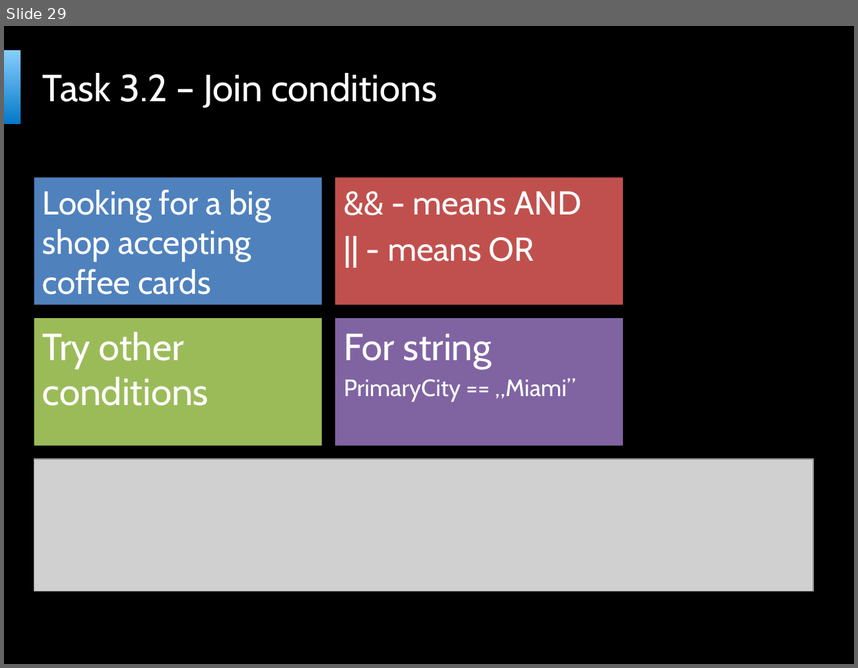
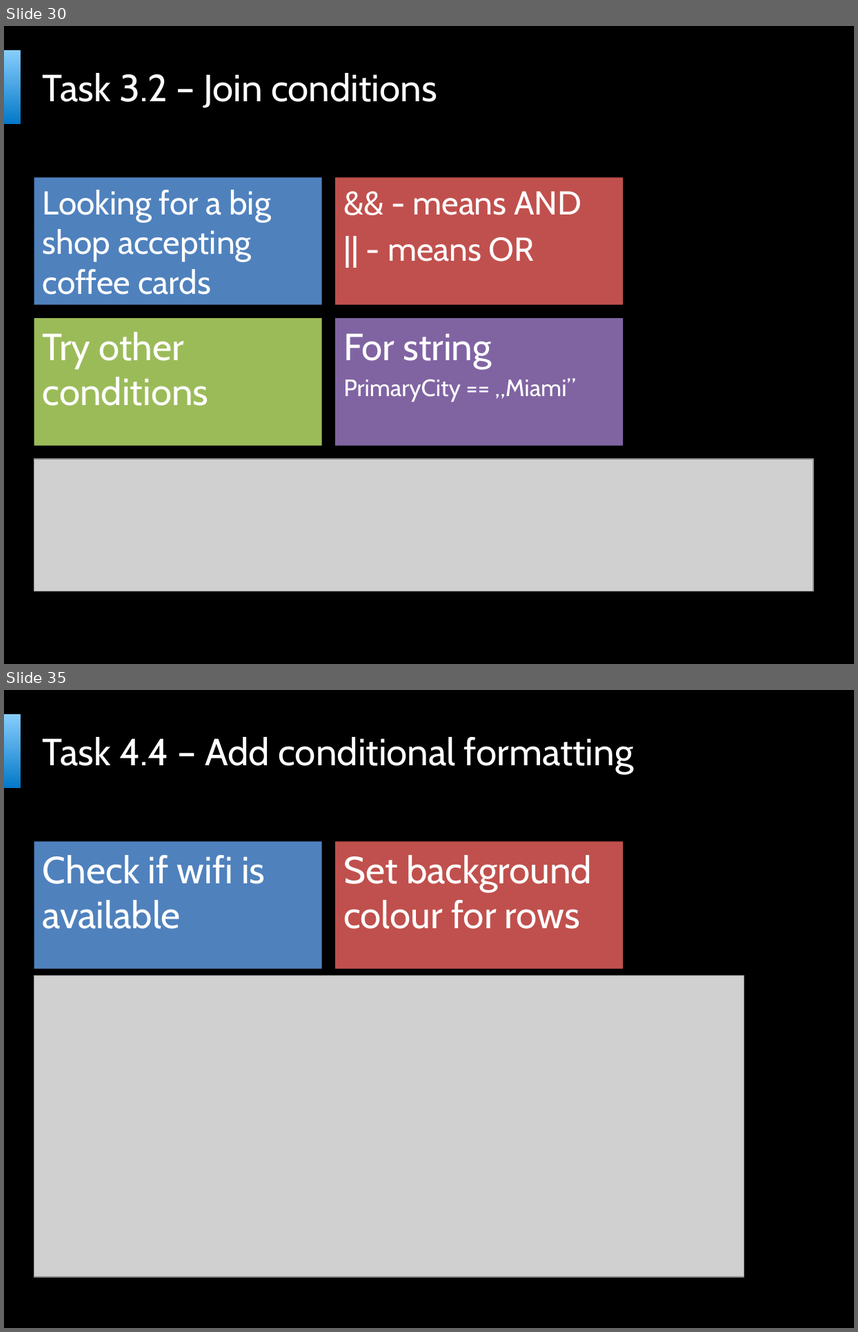
Before and after one commit to bartekwasielak/Presentation, a slide deck: Programming Made Easy.pptx. Shown one above the other, each under a label of ours: slide 29 before the commit, slides 30 and 35 after it; the slides between them are not shown. The pictures are 858x668 and 858x1332 pixels, drawn with LibreOffice and Linux fonts; fonts in the diff are those of the drawing; grey boxes stand for pictures; background and template pictures are left out. Boxes give left, top, right and bottom in pixels: in the first picture for what was removed or moved away, otherwise in the second. Text is boxed around its words. In the diff, an @@ line names an element or a change of style, - is before the commit and + after.

```diff
--- a/Programming Made Easy.pptx
+++ b/Programming Made Easy.pptx
@@ slide 35 added at box(4, 690, 854, 1328), background picture (left out); not listed: 2 template elements that a slide beside it also shows @@
@@ title added at box(43, 737, 633, 774), 32 pt, text #FFFFFF @@
+Task 4.4 – Add conditional formatting
@@ text added at box(34, 841, 322, 969), fill #4F81BD, 32 pt, text #FFFFFF @@
+Check if wifi is available
@@ text added at box(335, 841, 624, 969), fill #C0504D, 32 pt, text #FFFFFF @@
+Set background colour for rows
@@ picture added at box(34, 976, 744, 1276) @@
@@ what was slide 29 is now slide 30 @@
```
Also in this commit, not shown: 1 slide changed, 8 other slides added, 3 other files.
